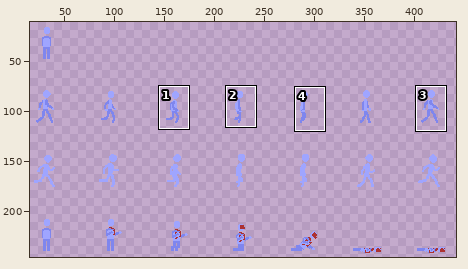
Sprite sheet, stored at assets/npcSheet.png. Above: a wide view before the commit, with the close-up outlined.
Close-up. First the earlier version:
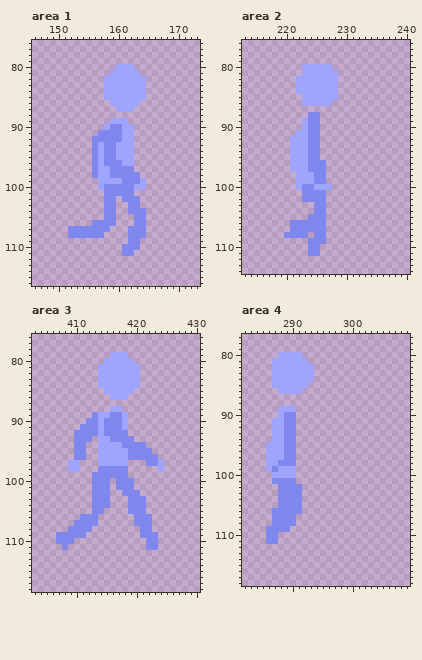
The file is 448x256 pixels. Shown: area 1: x 146..173, y 76..116; area 2: x 213..240, y 76..114; area 3: x 403..430, y 76..118; area 4: x 282..309, y 77..118. The wide view leaves out empty margins. The commit also changed other parts of the picture, which this record leaves out.
New version:
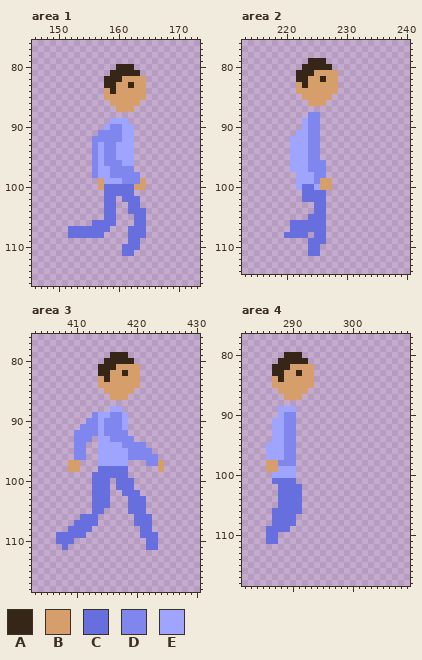
Palette (. is transparent): A #362617  B #d59e6a  C #676edd  D #7f86ee  E #9fa5ff
Difference:
Area 1:
y 80: x 160..162 EEE -> AAA
y 81: x 159..163 EEEEE -> AAAAA
y 82: x 158..164 EEEEEEE -> AAABBBB
y 83: x 158..164 EEEEEEE -> AABBABB
y 84: x 158..164 EEEEEEE -> BABBBBB
y 85: x 158..164 EEEEEEE -> BBBBBBB
y 86: x 159..163 EEEEE -> BBBBB
y 87: x 160..162 EEE -> BBB
y 99: x 157 E -> B; x 164 E -> B
y 100: x 157..164 EDDDDDEE -> BCCCCCBB
y 101: x 158..162 DDDDD -> CCCCC
y 102: x 158..159 DD -> CC; x 161..163 DDD -> CCC
y 103: x 158..159 DD -> CC; x 162..163 DD -> CC
y 104: x 158..159 DD -> CC; x 162..164 DDD -> CCC
y 105: x 158..159 DD -> CC; x 163..164 DD -> CC
y 106: x 156..159 DDDD -> CCCC; x 163..164 DD -> CC
y 107: x 152..158 DDDDDDD -> CCCCCCC; x 162..164 DDD -> CCC
y 108: x 152..157 DDDDDD -> CCCCCC; x 162..164 DDD -> CCC
y 109: x 162..163 DD -> CC
y 110: x 161..163 DDD -> CCC
y 111: x 161..162 DD -> CC
Area 2:
y 79: x 224..226 ... -> AAA
y 80: x 223..227 EEEEE -> AAAAA
y 81: x 222..228 .EEEEEE -> AAABBBB
y 82: x 222..228 EEEEEEE -> AABBABB
y 83: x 222..228 EEEEEEE -> BABBBBB
y 84: x 222..228 EEEEEEE -> BBBBBBB
y 85: x 223..228 EEEEEE -> BBBBB.
y 86: x 223..227 EEEEE -> .BBB.
y 99: x 226..227 D. -> BB
y 100: x 223..224 DD -> CC; x 226..227 EE -> BB
y 101..102: x 223..226 DDDD -> CCCC
y 103..104: x 225..226 DD -> CC
y 105: x 224..226 DDD -> CCC
y 106..107: x 221..226 DDDDDD -> CCCCCC
y 108: x 220..223 DDDD -> CCCC; x 225..226 DD -> CC
y 109: x 224..226 DDD -> CCC
y 110..111: x 224..225 DD -> CC
Area 3:
y 79: x 416..418 EEE -> AAA
y 80: x 415..419 EEEEE -> AAAAA
y 81: x 414..420 EEEEEEE -> AAABBBB
y 82: x 414..420 EEEEEEE -> AABBABB
y 83: x 414..420 EEEEEEE -> BABBBBB
y 84: x 414..420 EEEEEEE -> BBBBBBB
y 85: x 415..419 EEEEE -> BBBBB
y 86: x 416..418 EEE -> BBB
y 97: x 409..410 EE -> BB; x 424 E -> B
y 98: x 409..410 EE -> BB; x 414..418 DDDDD -> CCCCC; x 424 E -> B
y 99: x 413..418 DDDDDD -> CCCCCC
y 100..101: x 413..415 DDD -> CCC; x 417..419 DDD -> CCC
y 102: x 413..415 DDD -> CCC; x 418..420 DDD -> CCC
y 103..104: x 413..415 DDD -> CCC; x 419..421 DDD -> CCC
y 105: x 413..414 DD -> CC; x 419..421 DDD -> CCC
y 106: x 411..413 DDD -> CCC; x 420..422 DDD -> CCC
y 107: x 410..413 DDDD -> CCCC; x 420..422 DDD -> CCC
y 108: x 409..412 DDDD -> CCCC; x 421..422 DD -> CC
y 109: x 407..411 DDDDD -> CCCCC; x 421..423 DDD -> CCC
y 110: x 407..409 DDD -> CCC; x 422..423 DD -> CC
y 111: x 408 D -> C; x 422..423 DD -> CC
Area 4:
y 80: x 288..291 EEEE -> .AAA
y 81: x 287..292 EEEEEE -> .AAAAA
y 82: x 287..293 EEEEEEE -> AAABBBB
y 83: x 287..293 EEEEEEE -> AABBABB
y 84: x 287..293 EEEEEEE -> BABBBBB
y 85: x 287..293 EEEEEE. -> BBBBBBB
y 86: x 288..292 EEEE. -> BBBBB
y 87: x 289..291 ... -> BBB
y 98: x 286..287 EE -> BB
y 99: x 286..287 ED -> BB
y 101: x 287..290 DDDD -> CCCC
y 102..105: x 288..291 DDDD -> CCCC
y 106: x 287..291 DDDDD -> CCCCC
y 107..108: x 287..290 DDDD -> CCCC
y 109: x 286..289 DDDD -> CCCC
y 110..111: x 286..287 DD -> CC
